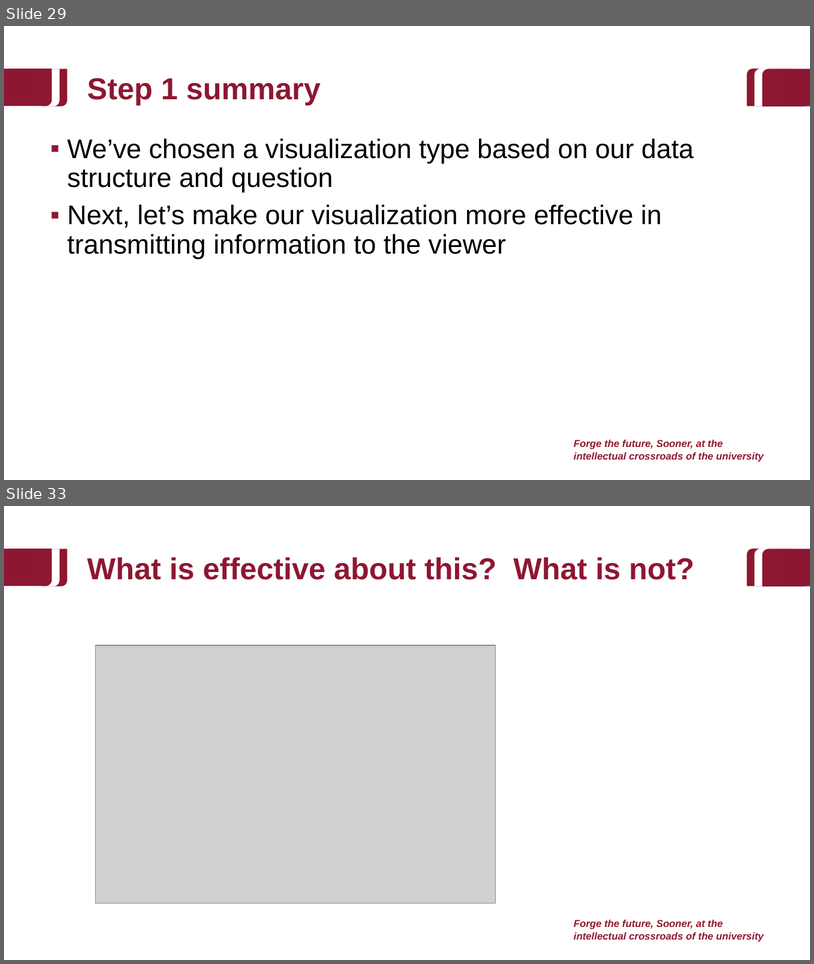
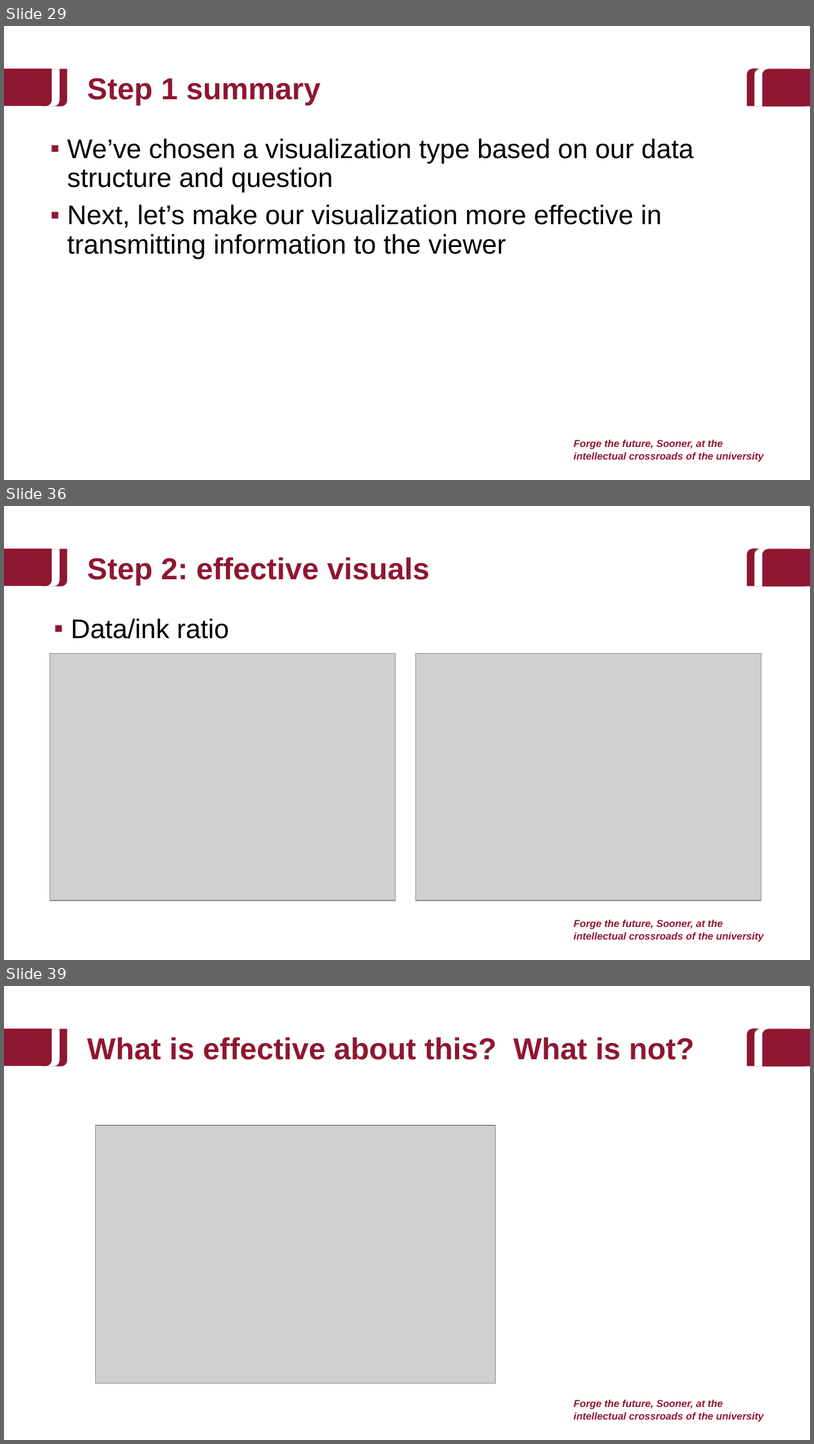
Before and after one commit to baeolophus/2025_data_viz_research, a slide deck: activities.pptx. Shown one above the other, each under a label of ours: slides 29 and 33 before the commit, slides 29, 36 and 39 after it; the slides between them are not shown. The pictures are 814x964 and 814x1444 pixels, drawn with LibreOffice and Linux fonts; fonts in the diff are those of the drawing; grey boxes stand for pictures; background and template pictures are left out. Boxes give left, top, right and bottom in pixels: in the first picture for what was removed or moved away, otherwise in the second. Text is boxed around its words. In the diff, an @@ line names an element or a change of style, - is before the commit and + after.

```diff
--- a/activities.pptx
+++ b/activities.pptx
@@ slide 36 added at (x1=4, y1=506, x2=810, y2=960), background #FFFFFF; not listed: 9 template elements that a slide beside it also shows @@
@@ title added at (x1=87, y1=557, x2=430, y2=585), 36 pt, text #8E1731, bold @@
+Step 2: effective visuals
@@ text added at (x1=71, y1=618, x2=229, y2=639), 32 pt, text #000000 @@
+▪ Data/ink ratio
@@ picture added at (x1=50, y1=654, x2=396, y2=900) @@
@@ picture added at (x1=416, y1=654, x2=762, y2=900) @@
@@ what was slide 33 is now slide 39 @@
```
Also in this commit, not shown: 7 slides changed, 7 other slides added, 1 other file.
